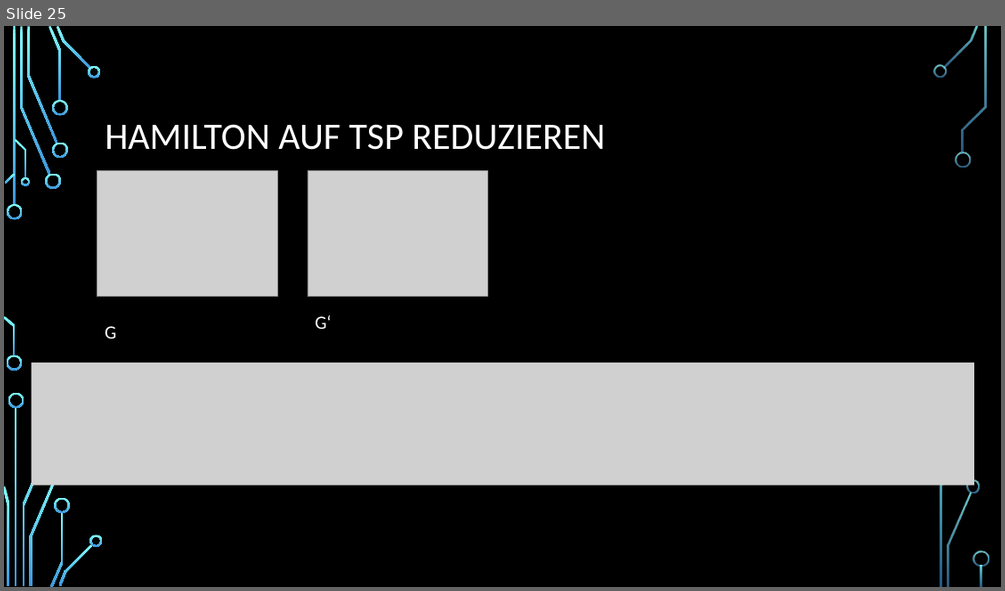
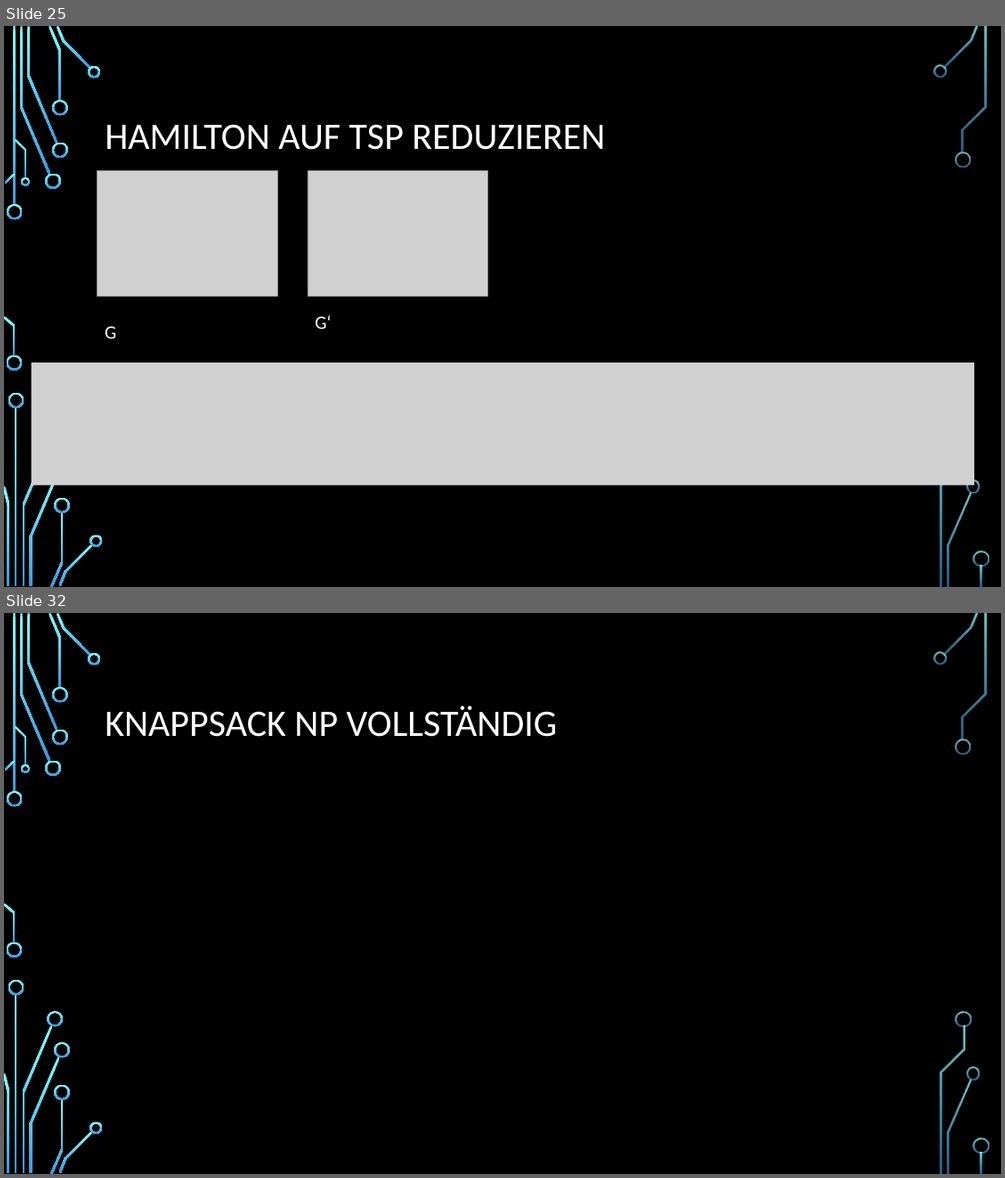
Before and after one commit to Seppl2202/Pseudopolynomielle-Algorithmen, a slide deck: Pseudopolynomielle Algorithmen.pptx. Shown one above the other, each under a label of ours: slide 25 before the commit, slides 25 and 32 after it; the slides between them are not shown. The pictures are 1005x591 and 1005x1178 pixels, drawn with LibreOffice and Linux fonts; fonts in the diff are those of the drawing; grey boxes stand for pictures; background and template pictures are left out. Boxes give left, top, right and bottom in pixels: in the first picture for what was removed or moved away, otherwise in the second. Text is boxed around its words. In the diff, an @@ line names an element or a change of style, - is before the commit and + after.

Commit message:
added knappsack np vollständig

```diff
--- a/Pseudopolynomielle Algorithmen.pptx
+++ b/Pseudopolynomielle Algorithmen.pptx
@@ slide 32 added at <box>4,613,1001,1174</box>, background picture (left out); not listed: 33 template elements that a slide beside it also shows @@
@@ title added at <box>105,706,558,737</box>, 36 pt, text #FFFFFF @@
+KNAPPSACK NP VOLLSTÄNDIG
@@ freeform shape added at <box>48,1011,63,1027</box>, fill gradient #82FFFF to #3D97DE @@
@@ freeform shape added at <box>956,1011,971,1027</box>, fill gradient #82FFFF to #3D97DE @@
@@ freeform shape added at <box>54,1042,70,1058</box>, fill gradient #82FFFF to #3D97DE @@
```
Also in this commit, not shown: 2 slides changed, 9 other slides added, 1 slide removed.
